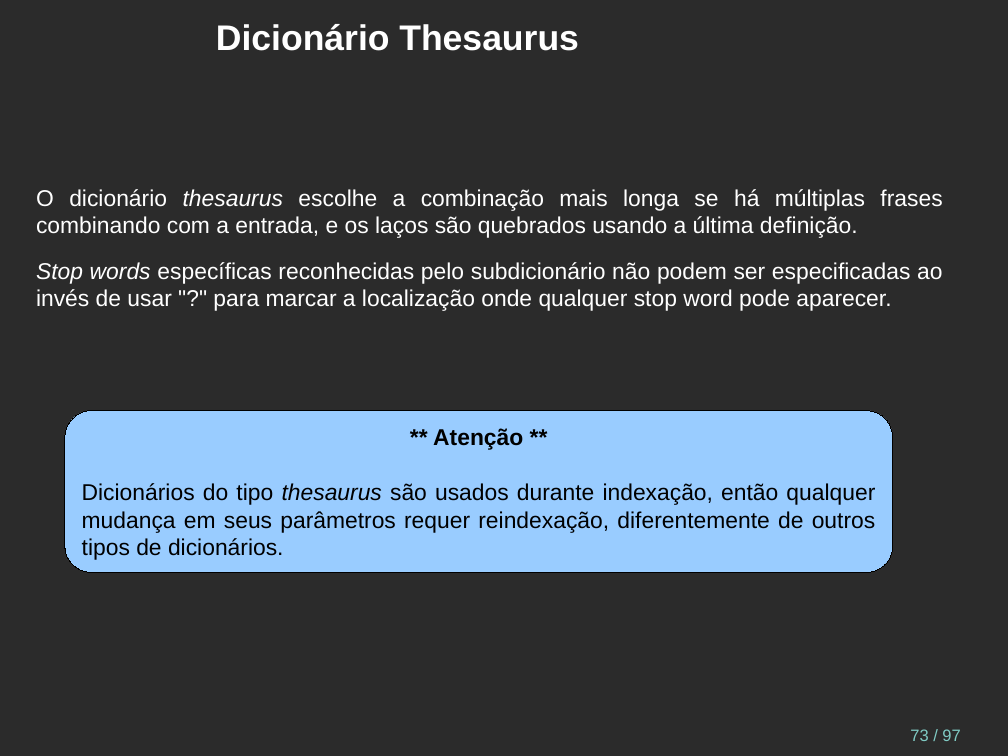
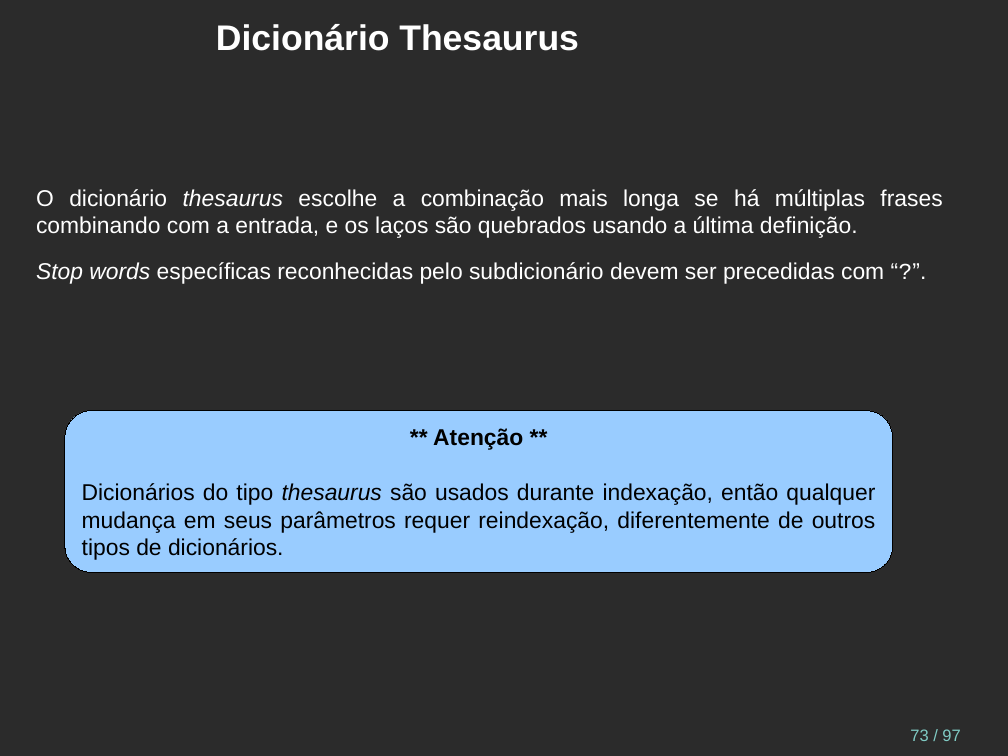
Before and after one commit to juliano777/db_fts, a slide deck: slide 73 of fts_pt-br.odp. Drawn at 1008x756 pixels with LibreOffice and Linux fonts; fonts in the diff are those of the drawing; background and template pictures are left out; a plain dark background stands for a picture behind light text. Boxes give left, top, right and bottom in pixels: in the first picture for what was removed or moved away, otherwise in the second. Text is boxed around its words. In the diff, an @@ line names an element or a change of style, - is before the commit and + after.

```diff
--- a/fts_pt-br.odp
+++ b/fts_pt-br.odp
@@ text at (36, 262, 884, 284): text changed @@
-Stop words específicas reconhecidas pelo subdicionário não podem ser especificadas ao invés de usar "?" para marcar a localização onde qualquer stop word pode aparecer.
+Stop words específicas reconhecidas pelo subdicionário devem ser precedidas com “?”.
```
Also in this commit, not shown: 13 other slides changed, 6 other files.
